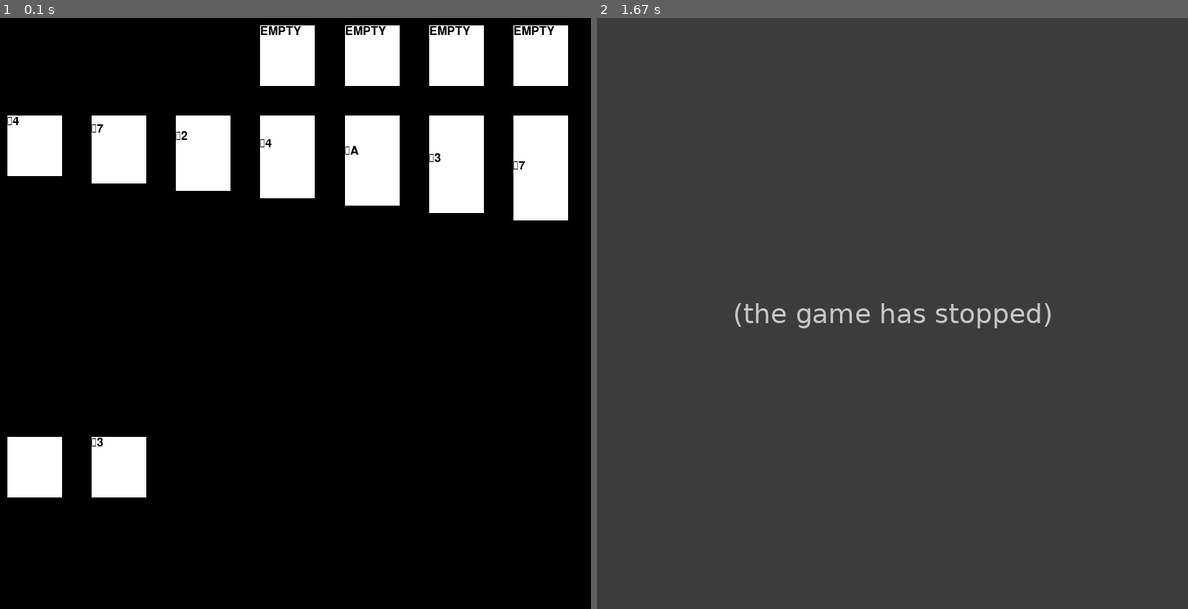
Above: before the commit, frames 1-2 (left to right).
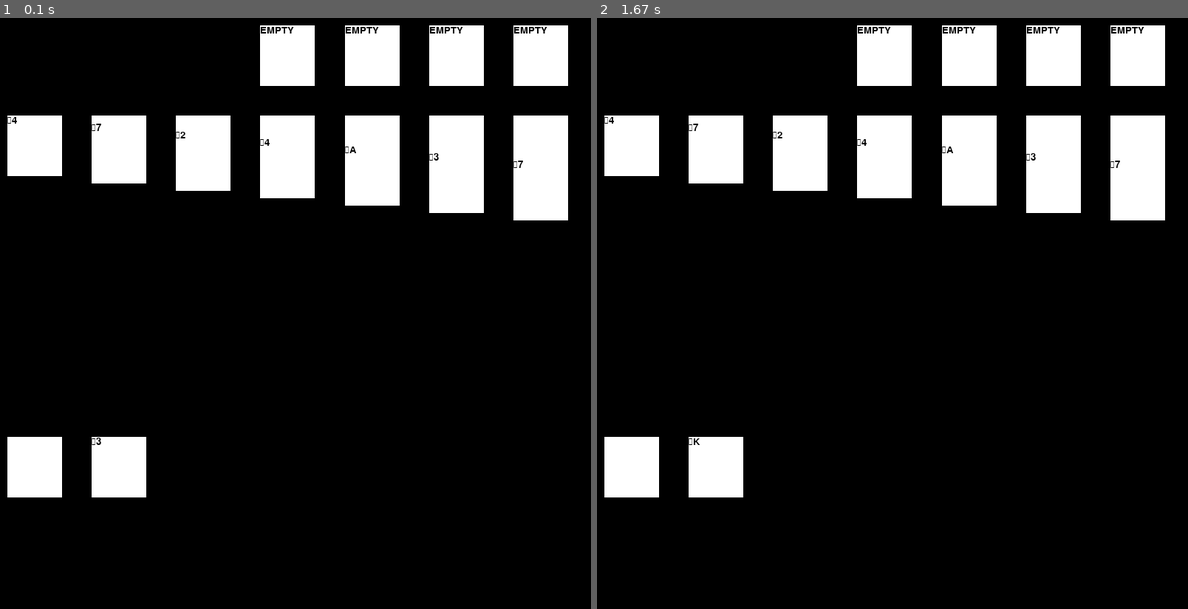
Above: after the commit, the same moments.

Repository: BlevinsN/python_solitaire
Game: pygame game, started from python_solitaire.py
The game is run twice, just before and just after one commit, with the same random seed, the same clock (stepped at 60 frames per second) and the same inputs.
Inputs (mouse positions are in pixels of both pictures, inside the frame that each line leads up to):
- Up to frame 1 (0.1 s): no input
- Up to frame 2 (1.67 s): click "♥7" at 0.38 s; press the mouse at (945, 159) at 0.7 s; move the mouse to (809, 242) at 0.8 s; release the mouse at (673, 325) at 0.93 s; click (632, 467) at 1.55 s

The runs differ from the first frame. In frame 1, 0.4% of the frame differs, in the area x 1-94%, y 1-73%; in frame 2, 100%, in the area x 0-100%, y 0-100%.
Error before the commit: TypeError: 'NoneType' object is not subscriptable (python_solitaire.py line 401); the game stopped at 0.95 s (later frames are placeholders)

Commit message:
Adding functions to the card movement
Added storing cards and drawing from the deck. Need to add moving from storage still. Some bugs seen with moving cards around the board

Diff:
--- a/pygame_solitaire_manager.py
+++ b/pygame_solitaire_manager.py
@@ -11,7 +11,7 @@
 	def __init__(self, screen):
 		self.screen = screen
 		self.screen.fill(BLACK)
-		self.font = pygame.font.Font(None, 24)
+		self.font = pygame.font.SysFont("None", 20)
 		area = self.screen.get_rect()
 		width = area.width
 		height = area.height
@@ -44,24 +44,27 @@
 		self.diamond_stored = pygame.Rect(self.vert_slice4.x, self.horz_slice0.y, self.card_width, self.card_height)
 		self.spade_stored = pygame.Rect(self.vert_slice5.x, self.horz_slice0.y, self.card_width, self.card_height)
 		self.club_stored = pygame.Rect(self.vert_slice6.x, self.horz_slice0.y, self.card_width, self.card_height)
+		self.storage = [self.heart_stored, self.diamond_stored, self.spade_stored, self.club_stored]
 
 		self.deck_hidden = pygame.Rect(self.vert_slice0.x, self.horz_slice6.y, self.card_width, self.card_height)
 		self.deck_showing = pygame.Rect(self.vert_slice1.x, self.horz_slice6.y, self.card_width, self.card_height)
 
 	def update_screen(self, game, omit=None):
 		self.screen.fill(BLACK)
-		storage = [self.heart_stored, self.diamond_stored, self.spade_stored, self.club_stored]
 		game_storage = game.get_storage()
 
 		for suit in range(len(game_storage)):
-			pygame.draw.rect(self.screen, WHITE, storage[suit])
-			text = self.font.render(game_storage[suit], True, BLACK, WHITE)
-			self.screen.blit(text, storage[suit])
+			pygame.draw.rect(self.screen, WHITE, self.storage[suit])
+			if type(game_storage[suit]) == Card:
+				text = self.font.render(game_storage[suit].show_card(), True, BLACK, WHITE)
+			else:
+				text = self.font.render(game_storage[suit], True, BLACK, WHITE)
+			self.screen.blit(text, self.storage[suit])
 
 		top_deck_cards = game.get_deck_cards()
 		if top_deck_cards[0] != "EMPTY":
 			pygame.draw.rect(self.screen, WHITE, self.deck_showing)
-			text = self.font.render( top_deck_cards[0], True, BLACK, WHITE)
+			text = self.font.render( str(top_deck_cards[0]), True, BLACK, WHITE)
 			self.screen.blit(text, self.deck_showing)
 		if top_deck_cards[1] != "EMPTY":
 			pygame.draw.rect(self.screen, WHITE, self.deck_hidden)
@@ -76,12 +79,12 @@
 						if game_board[stack][card].is_hidden():
 							text = self.font.render( '', True, BLACK, WHITE)
 						else:
-							text = self.font.render( game_board[stack][card].show_card(), True, BLACK, WHITE)
+							text = self.font.render( str(game_board[stack][card].show_card()), True, BLACK, WHITE)
 						self.screen.blit(text, rect)
 		return
 
 	def drag_cards(self, game, mouse_event,clock):
-		def find_card(game, mouse_event):
+		def look_in_stack(game, mouse_event):
 			game_board = game.get_board()
 			for stack in range(len(game_board)):
 				for card in range(len(game_board[stack])):
@@ -91,7 +94,12 @@
 							if rect.collidepoint(mouse_event.pos):
 								return [rect, game_board[stack][card]]
 			return
-		to_move = find_card(game, mouse_event)
+		def look_in_storage(game, mouse_event):
+			for rect in range(len(self.storage)):
+				if self.storage[rect].collidepoint(mouse_event.pos):
+					return self.storage[rect]
+			return
+		to_move = look_in_stack(game, mouse_event)
 		if to_move:
 			dragging = True
 			mouse_x, mouse_y = mouse_event.pos
@@ -101,11 +109,21 @@
 				for event in pygame.event.get():
 					if event.type == pygame.MOUSEBUTTONUP:
 						if event.button == 1:
-							new_location = find_card(game,event)
+							new_location = look_in_stack(game,event)
 							if new_location:
 								old_x, old_y = np.where(game.get_board() == to_move[1])
 								new_x, new_y = np.where(game.get_board() == new_location[1])
-								return [old_x[0], old_y[0], new_x[0], new_y[0]]
+								game.make_move(old_x[0],old_y[0],new_x[0])
+								self.update_screen(game)
+								return
+							else:
+								new_location = look_in_storage(game, event)
+								if new_location:
+									old_x, old_y = np.where(game.get_board() == to_move[1])
+									game.store_card(old_x[0])
+									self.update_screen(game)
+									return
+
 							dragging = False
 					elif event.type == pygame.MOUSEMOTION:
 						mouse_x, mouse_y = event.pos
@@ -118,3 +136,15 @@
 				pygame.display.flip()
 				clock.tick(60)
 			return
+
+	def deck_card(self, game, mouse_event,clock):
+		if self.deck_hidden.collidepoint(mouse_event.pos):
+			dragging = True
+			while dragging:
+				for event in pygame.event.get():
+					if event.type == pygame.MOUSEBUTTONUP:
+						if self.deck_hidden.collidepoint(event.pos):
+							game.draw_deck()
+							return True
+						else:
+							return False
--- a/python_solitaire.py
+++ b/python_solitaire.py
@@ -35,7 +35,7 @@
 		storage = []
 		for suit in self.stored:
 			if type(suit) == Card:
-				storage.append(suit.show_card())
+				storage.append(suit)
 			else:
 				storage.append("EMPTY")
 		return storage
@@ -397,8 +397,8 @@
 			carryOn = False
 		elif event.type == pygame.MOUSEBUTTONDOWN:
 			if event.button == 1:
-				move = game_manager.drag_cards(game, event, clock)
-				game.make_move(move[0],move[1],move[2])
+				if not game_manager.deck_card(game, event, clock):
+					game_manager.drag_cards(game, event, clock)
 
 
 	clock.tick(60)
